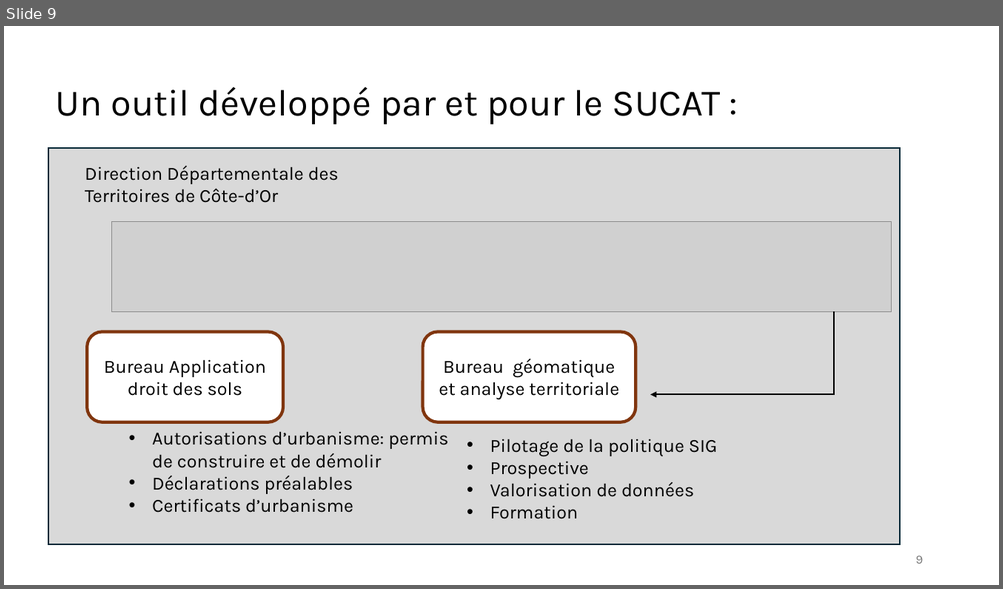
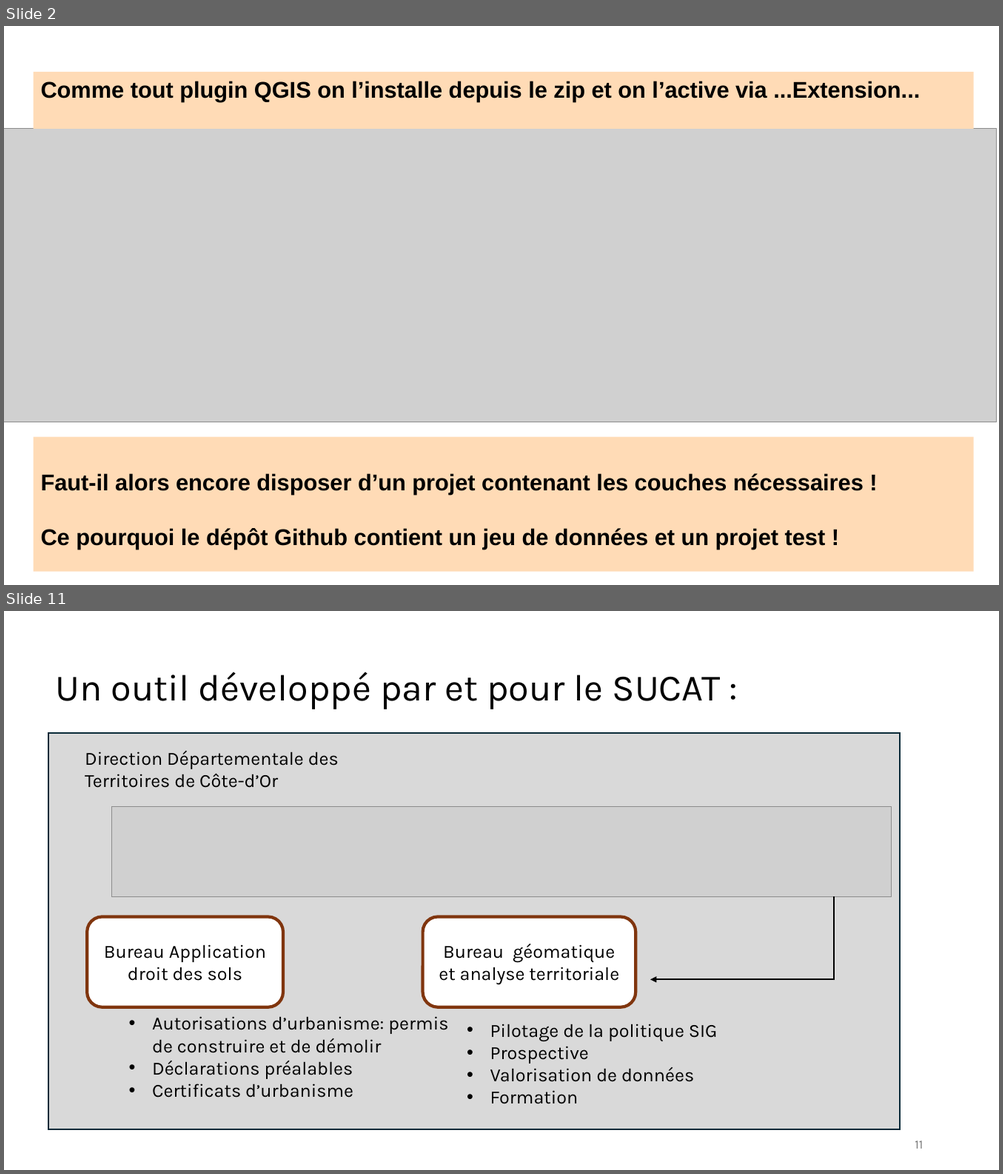
Before and after one commit to tomflyjc/Instruction_ADS, a slide deck: plugin_Instruction_ADS.odp. Shown one above the other, each under a label of ours: slide 9 before the commit, slides 2 and 11 after it; the slides between them are not shown. The pictures are 1003x589 and 1003x1174 pixels, drawn with LibreOffice and Linux fonts; fonts in the diff are those of the drawing; grey boxes stand for pictures. Boxes give left, top, right and bottom in pixels: in the first picture for what was removed or moved away, otherwise in the second. Text is boxed around its words. In the diff, an @@ line names an element or a change of style, - is before the commit and + after.

```diff
--- a/plugin_Instruction_ADS.odp
+++ b/plugin_Instruction_ADS.odp
@@ slide 2 added at bbox=[4, 26, 999, 585], background #FFFFFF @@
@@ rectangle added at bbox=[33, 72, 973, 128], fill #FFDBB6, 22 pt, text #000000, bold @@
+Comme tout plugin QGIS on l’installe depuis le zip et on l’active via ...Extension...
@@ picture added at bbox=[4, 129, 996, 423] @@
@@ rectangle added at bbox=[33, 437, 973, 572], fill #FFDBB6, 22 pt, text #000000, bold @@
+Faut-il alors encore disposer d’un projet contenant les couches nécessaires !
+Ce pourquoi le dépôt Github contient un jeu de données et un projet test !
@@ what was slide 9 is now slide 11 @@
@@ page number at bbox=[914, 1141, 922, 1149]: text changed @@
-9
+11
```
Also in this commit, not shown: 16 slides changed, 7 other slides added, 6 slides removed.
